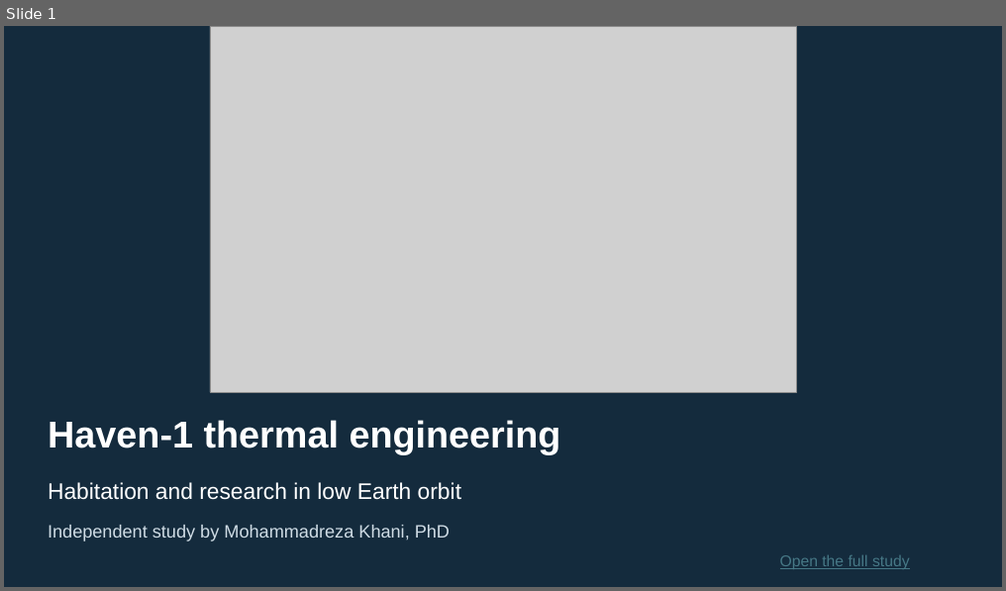
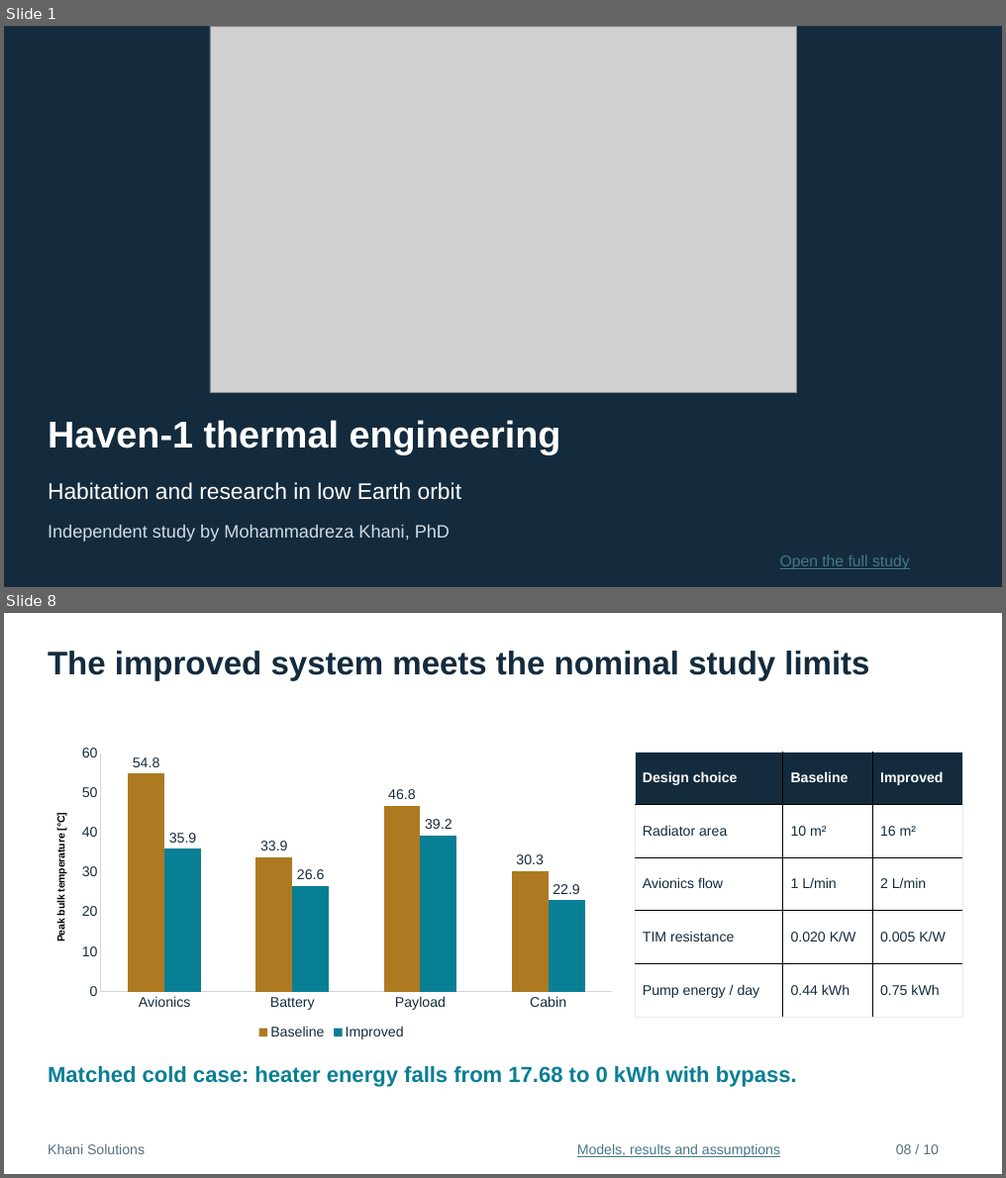
Before and after one commit to mrkhani88/khani-solutions-site, a slide deck: assets/studies/vast-haven-1/interview/Haven1_Thermal_Engineering_Interview.pptx. Shown one above the other, each under a label of ours: slide 1 before the commit, slides 1 and 8 after it; the slides between them are not shown. The pictures are 1006x591 and 1006x1178 pixels, drawn with LibreOffice and Linux fonts; fonts in the diff are those of the drawing; grey boxes stand for pictures. Boxes give left, top, right and bottom in pixels: in the first picture for what was removed or moved away, otherwise in the second. Text is boxed around its words. In the diff, an @@ line names an element or a change of style, - is before the commit and + after.

Commit message:
Connect Haven thermal CFD and FEM study and update ten-slide interview deck

```diff
--- a/assets/studies/vast-haven-1/interview/Haven1_Thermal_Engineering_Interview.pptx
+++ b/assets/studies/vast-haven-1/interview/Haven1_Thermal_Engineering_Interview.pptx
@@ slide 8 added at (4,613,1002,1174), background #FFFFFF @@
@@ text added at (48,651,869,681), 31.5 pt, text #142B3D, bold @@
+The improved system meets the nominal study limits
@@ column chart added at (40,740,624,1044) @@
+categories: Avionics, Battery, Payload, Cabin
+Baseline: 54.8, 33.9, 46.8, 30.3
+Improved: 35.9, 26.6, 39.2, 22.9
@@ table added at (635,752,963,1017), 5 rows, 3 columns @@
+Design choice | Baseline | Improved
+Radiator area | 10 m² | 16 m²
+Avionics flow | 1 L/min | 2 L/min
+TIM resistance | 0.020 K/W | 0.005 K/W
+Pump energy / day | 0.44 kWh | 0.75 kWh
@@ text added at (48,1066,797,1087), 21 pt, text #087F95, bold @@
+Matched cold case: heater energy falls from 17.68 to 0 kWh with bypass.
@@ text added at (48,1144,145,1155), 13.5 pt, text #587081 @@
+Khani Solutions
@@ text added at (577,1144,780,1157), 13.5 pt, text #467886, underline @@
+Models, results and assumptions
@@ text added at (896,1145,939,1155), 13.5 pt, text #587081 @@
+08 / 10
```
Also in this commit, not shown: 2 slides changed, 6 other slides added, 4 slides removed, 23 other files.
